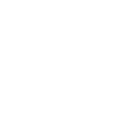
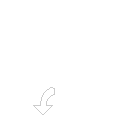
Layer changes from the first 128×128 image to the second:
added layer "Layer 3" above "Layer 2" over bbox(33, 87, 55, 115)
